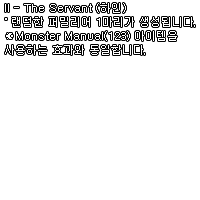
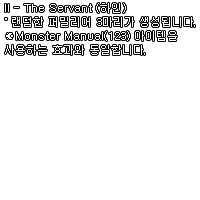
The second 200×200 image is a revision of the first. Changes to its layers:
renamed "II - The Servant (하인) ˚ 랜덤한 퍼밀리어 1마리가 생성됩니다. ※Monster Manual(12" to "II - The Servant (하인) ˚ 랜덤한 퍼밀리어 3마리가 생성됩니다. ※Monster Manual(12", painted on it over 96, 17, 102, 27
